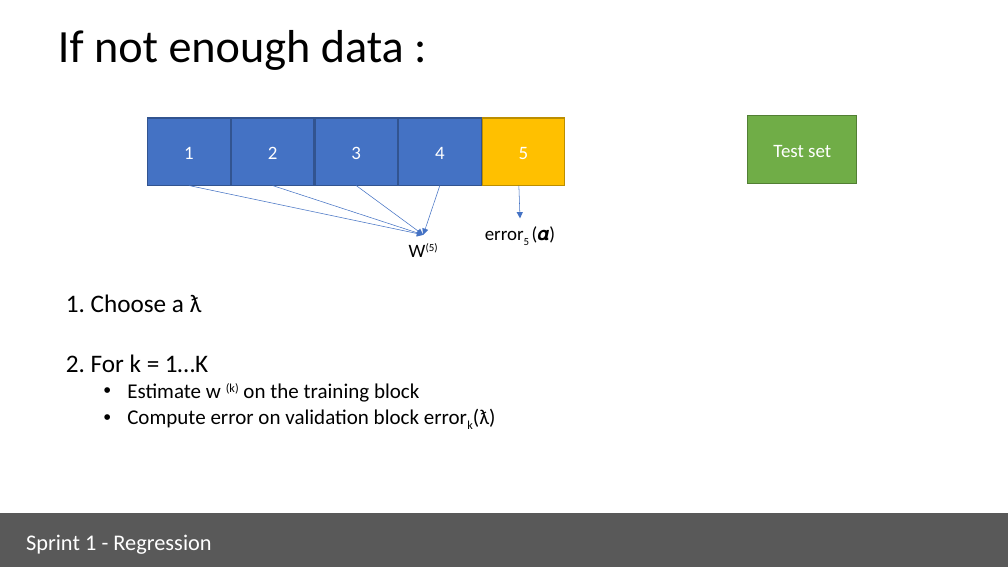
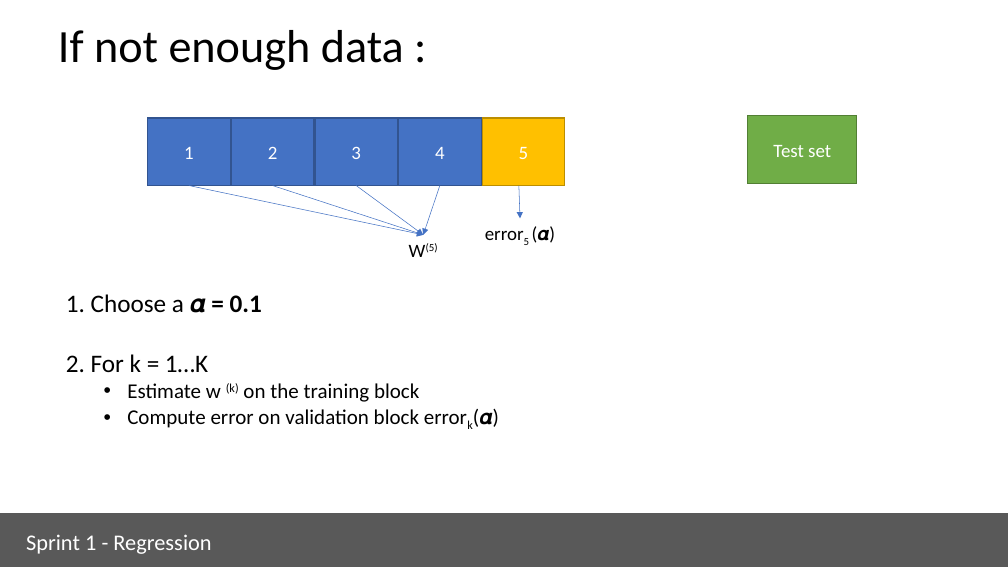
Before and after one commit to ua-dsf/ML_sprint, a slide deck: slide 73 of sprint1_regression/module1_regression_part2.pptx (slide 42 before the commit). Drawn at 1008x567 pixels with LibreOffice and Linux fonts; fonts in the diff are those of the drawing. Boxes give left, top, right and bottom in pixels: in the first picture for what was removed or moved away, otherwise in the second. Text is boxed around its words. In the diff, an @@ line names an element or a change of style, - is before the commit and + after.

```diff
--- a/sprint1_regression/module1_regression_part2.pptx
+++ b/sprint1_regression/module1_regression_part2.pptx
@@ text at (66,294,262,313): text changed @@
-1. Choose a ƛ
+1. Choose a 𝜶 = 0.1
@@ text at (127,409,499,428): text changed @@
-  • Compute error on validation block errork(ƛ)
+  • Compute error on validation block errork(𝜶)
```
Also in this commit, not shown: 25 other slides changed, 31 slides added, 3 other files.
